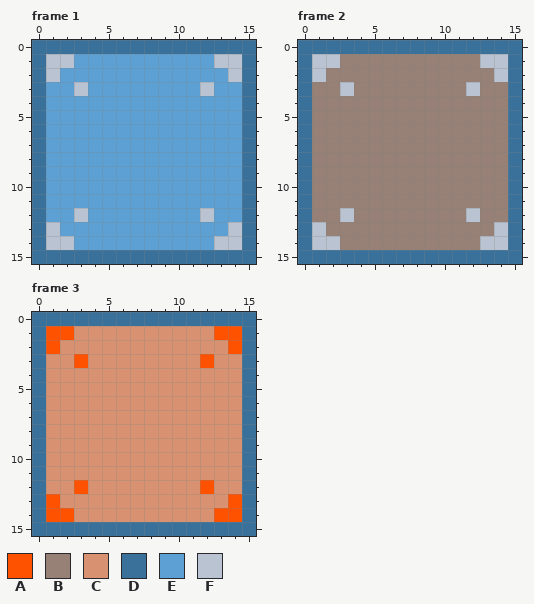
Pixel-art file -- assets/sprites/box.aseprite. The picture above is the old version.
16x16 pixels, 3 frames. Shown: frame 1, frame 2, frame 3.
Palette (. is transparent): A #ff5200  B #978075  C #d89271  D #3a719b  E #5ca0d4  F #bac3d2
Pixels before, frame 1, first column x 0:
 0 DDDDDDDDDDDDDDDD
 1 DFFEEEEEEEEEEFFD
 2 DFEEEEEEEEEEEEFD
 3 DEEFEEEEEEEEFEED
 4 DEEEEEEEEEEEEEED
 5 DEEEEEEEEEEEEEED
 6 DEEEEEEEEEEEEEED
 7 DEEEEEEEEEEEEEED
 8 DEEEEEEEEEEEEEED
 9 DEEEEEEEEEEEEEED
10 DEEEEEEEEEEEEEED
11 DEEEEEEEEEEEEEED
12 DEEFEEEEEEEEFEED
13 DFEEEEEEEEEEEEFD
14 DFFEEEEEEEEEEFFD
15 DDDDDDDDDDDDDDDD
Pixels before, frame 2, first column x 0:
 0 DDDDDDDDDDDDDDDD
 1 DFFBBBBBBBBBBFFD
 2 DFBBBBBBBBBBBBFD
 3 DBBFBBBBBBBBFBBD
 4 DBBBBBBBBBBBBBBD
 5 DBBBBBBBBBBBBBBD
 6 DBBBBBBBBBBBBBBD
 7 DBBBBBBBBBBBBBBD
 8 DBBBBBBBBBBBBBBD
 9 DBBBBBBBBBBBBBBD
10 DBBBBBBBBBBBBBBD
11 DBBBBBBBBBBBBBBD
12 DBBFBBBBBBBBFBBD
13 DFBBBBBBBBBBBBFD
14 DFFBBBBBBBBBBFFD
15 DDDDDDDDDDDDDDDD
Pixels before, frame 3, first column x 0:
 0 DDDDDDDDDDDDDDDD
 1 DAACCCCCCCCCCAAD
 2 DACCCCCCCCCCCCAD
 3 DCCACCCCCCCCACCD
 4 DCCCCCCCCCCCCCCD
 5 DCCCCCCCCCCCCCCD
 6 DCCCCCCCCCCCCCCD
 7 DCCCCCCCCCCCCCCD
 8 DCCCCCCCCCCCCCCD
 9 DCCCCCCCCCCCCCCD
10 DCCCCCCCCCCCCCCD
11 DCCCCCCCCCCCCCCD
12 DCCACCCCCCCCACCD
13 DACCCCCCCCCCCCAD
14 DAACCCCCCCCCCAAD
15 DDDDDDDDDDDDDDDD
The same view after the edit:
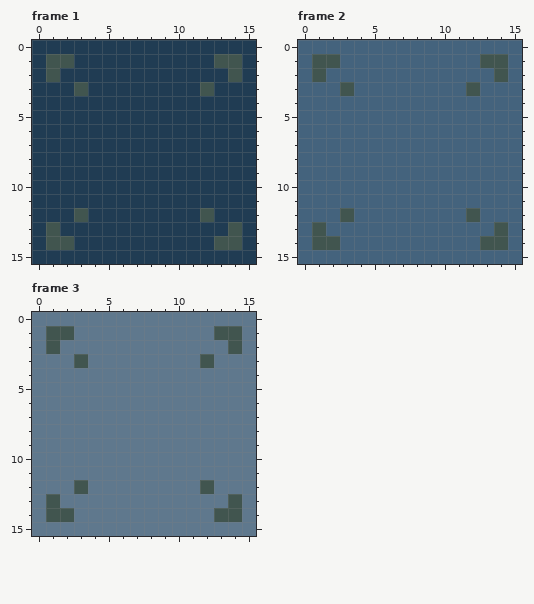
What changed:
colour B: #978075 -> #44637d
colour C: #d89271 -> #5f788d
colour E: #5ca0d4 -> #203c53
colour F: #bac3d2 -> #41554f
Frame 1:
y 0: x 0..15 DDDDDDDDDDDDDDDD -> EEEEEEEEEEEEEEEE
y 1..14: x 0 D -> E; x 15 D -> E
y 15: x 0..15 DDDDDDDDDDDDDDDD -> EEEEEEEEEEEEEEEE
Frame 2:
y 0: x 0..15 DDDDDDDDDDDDDDDD -> BBBBBBBBBBBBBBBB
y 1..14: x 0 D -> B; x 15 D -> B
y 15: x 0..15 DDDDDDDDDDDDDDDD -> BBBBBBBBBBBBBBBB
Frame 3:
y 0: x 0..15 DDDDDDDDDDDDDDDD -> CCCCCCCCCCCCCCCC
y 1: x 0..2 DAA -> CFF; x 13..15 AAD -> FFC
y 2: x 0..1 DA -> CF; x 14..15 AD -> FC
y 3: x 0 D -> C; x 3 A -> F; x 12 A -> F; x 15 D -> C
y 4..11: x 0 D -> C; x 15 D -> C
y 12: x 0 D -> C; x 3 A -> F; x 12 A -> F; x 15 D -> C
y 13: x 0..1 DA -> CF; x 14..15 AD -> FC
y 14: x 0..2 DAA -> CFF; x 13..15 AAD -> FFC
y 15: x 0..15 DDDDDDDDDDDDDDDD -> CCCCCCCCCCCCCCCC
